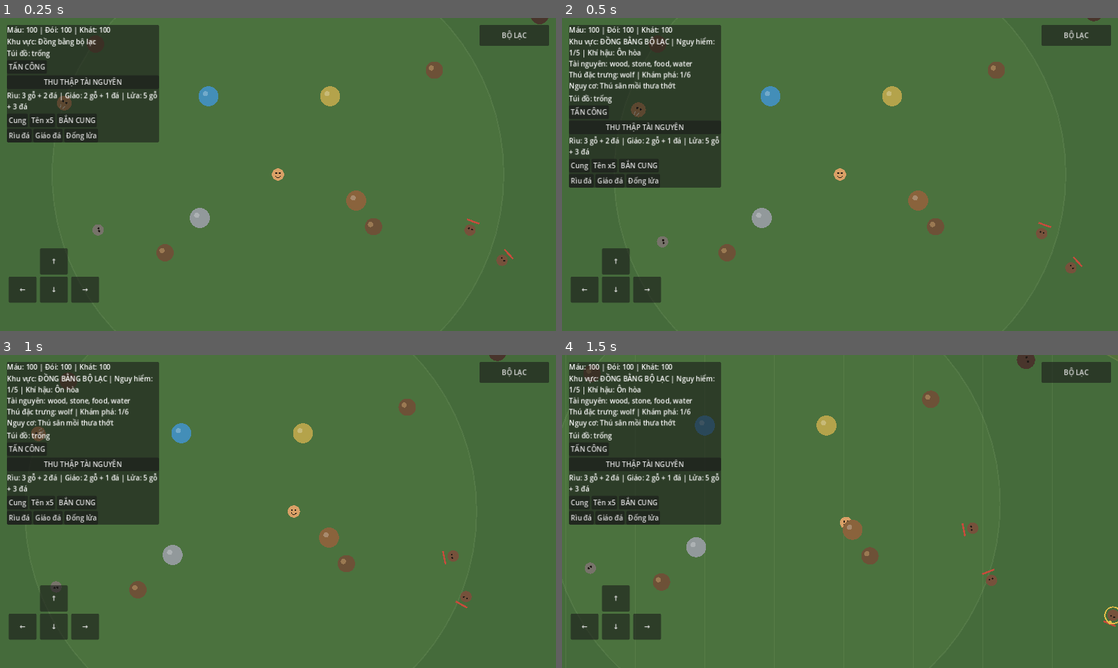
Above: before the commit, frames 1-4 (two rows, left to right).
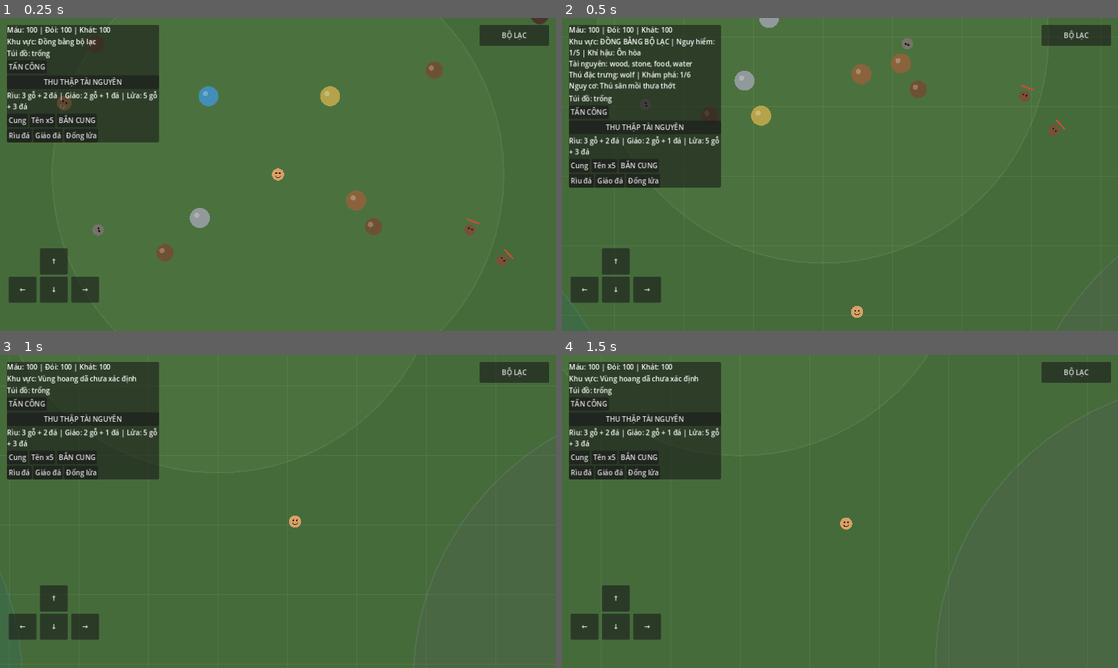
Above: after the commit, the same moments.

Repository: khanhhkt8-hub/Bo-Lac-Tien-Su.
Game: Godot game, scene res://Scenes/Main.tscn
The game is run twice, just before and just after one commit, with the same random seed, the same clock (stepped at 60 frames per second) and the same inputs.
Inputs:
- Up to frame 1 (0.25 s): no input
- Up to frame 2 (0.5 s): no input
- Up to frame 3 (1 s): hold Right (ui_right) from 0.53 s (still down)
- Up to frame 4 (1.5 s): release Right (ui_right) at 1.28 s; hold Down (ui_down) from 1.28 s (still down)

Frame 1 is identical in both runs. In frame 2, 2.8% of the frame differs, in the area x 3-100%, y 0-100%; in frame 3, 8.2%; in frame 4, 8.2%, in the area x 0-100%, y 0-100%.

Commit message:
Attach biome encounter director to main scene

Diff:
--- a/Scenes/Main.tscn
+++ b/Scenes/Main.tscn
@@ -8,6 +8,7 @@
 [ext_resource type="PackedScene" path="res://Scenes/PrehistoricAnimal.tscn" id="6_animal"]
 [ext_resource type="Script" path="res://Scripts/World/DayNightCycle.gd" id="7_cycle"]
 [ext_resource type="Script" path="res://Scripts/Enemies/BarbarianRaidDirector.gd" id="8_raid"]
+[ext_resource type="Script" path="res://Scripts/World/BiomeEncounterDirector.gd" id="9_biome"]
 
 [sub_resource type="CircleShape2D" id="CircleShape2D_player"]
 radius = 14.0
@@ -20,6 +21,9 @@
 
 [node name="BarbarianRaidDirector" type="Node2D" parent="."]
 script = ExtResource("8_raid")
+
+[node name="BiomeEncounterDirector" type="Node2D" parent="."]
+script = ExtResource("9_biome")
 
 [node name="Player" type="CharacterBody2D" parent="."]
 position = Vector2(0, 0)
Not shown: 1 places in Scenes/Main.tscn that only renumber resources
